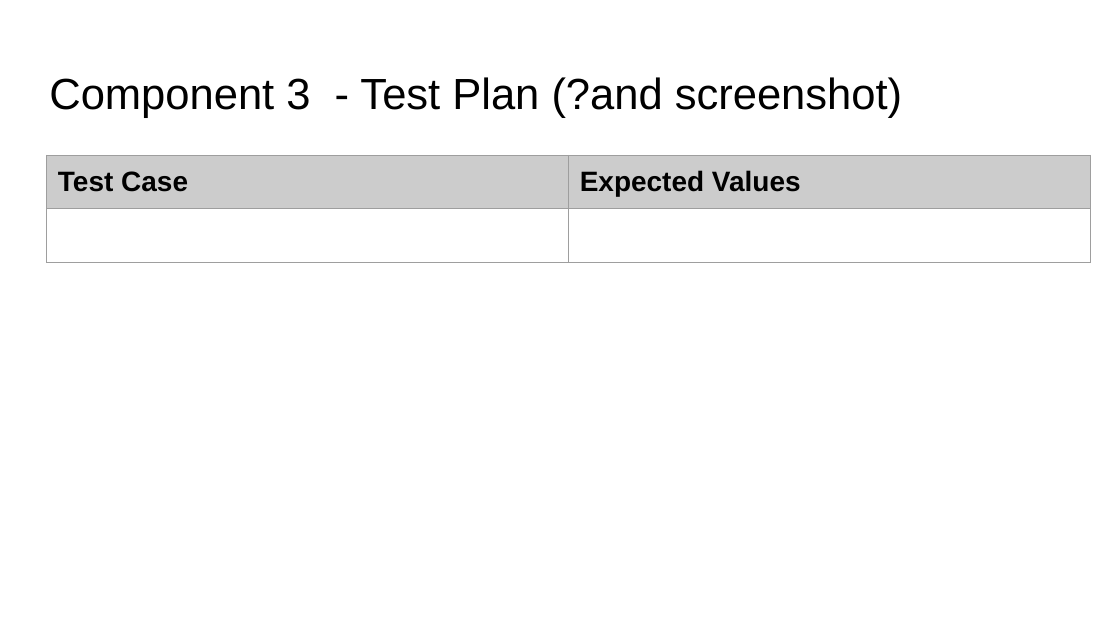
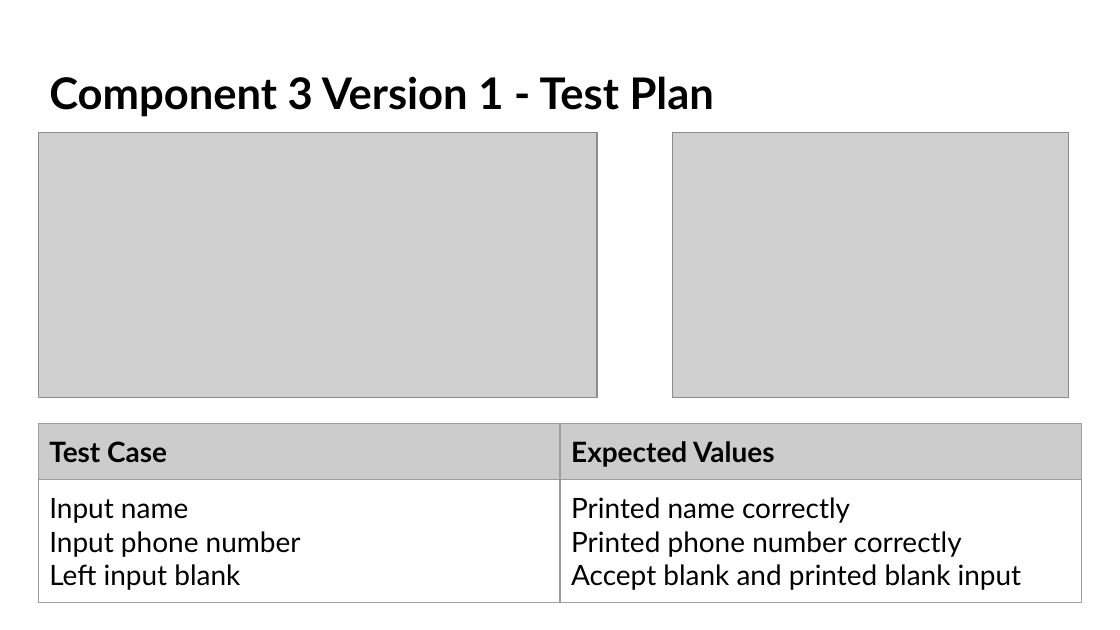
Before and after one commit to danettp/ds_nuts_bot, a slide deck: slide 29 of Danett Pepito - 000_91896 _ 91897 Documentation - 2150400 (Git).pptx. Drawn at 1120x630 pixels with LibreOffice and Linux fonts; fonts in the diff are those of the drawing; grey boxes stand for pictures; background and template pictures are left out. Boxes give left, top, right and bottom in pixels: in the first picture for what was removed or moved away, otherwise in the second. Text is boxed around its words. In the diff, an @@ line names an element or a change of style, - is before the commit and + after.

Commit message:
Created version 1 of click and collect function
Basic instructions and input for name and phone number.

```diff
--- a/Danett Pepito - 000_91896 _ 91897 Documentation - 2150400 (Git).pptx
+++ b/Danett Pepito - 000_91896 _ 91897 Documentation - 2150400 (Git).pptx
@@ title at [49, 76, 714, 117]: text changed; font Arial to Lato; bold on @@
-Component 3 - Test Plan (?and screenshot)
+Component 3 Version 1 - Test Plan
@@ picture added at [38, 132, 597, 396] @@
@@ picture added at [673, 132, 1068, 396] @@
@@ table at [38, 423, 1082, 603] @@
-row 2, column 1: 
+row 2, column 1: Input name / Input phone number / Left input blank
-row 2, column 2: 
+row 2, column 2: Printed name correctly / Printed phone number correctly / Accept blank and printed blank input
@@ font Arial to Lato in "Test Case", "Expected Values" @@
@@ table: place and size @@
-table at [47, 156, 1091, 268]
+table at [38, 423, 1082, 603]
```
Also in this commit, not shown: 4 other slides changed, 2 slides added, 1 other file.
